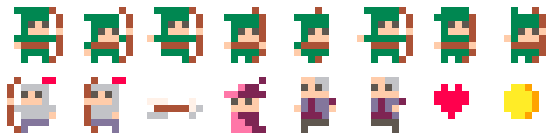
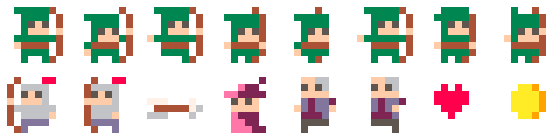
Revision of a layered 560x140 image; what changed, layer by layer:
added layer "Pasted Layer" above "a" over [511, 84, 546, 119]
painted on "a" over [504, 84, 539, 119]
